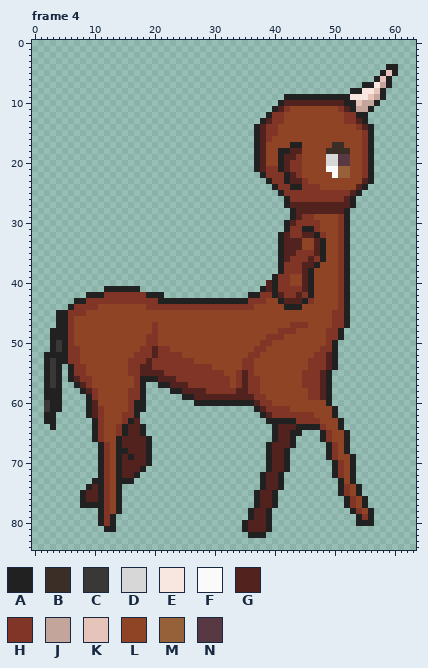
Two versions of one animated GIF sprite, sprite/creature/centaur/preview.gif. Above, as it was before the edit.
The file is 64x85 pixels, 4 frames. Shown: frame 4. The old version is drawn lined up with the new one. The commit also changed other frames, which this record leaves out.
Palette (. is transparent): A #222121  B #3a2e27  C #3a3737  D #d7d7d7  E #f8e6e1  F #fafafa  G #51221e  H #803526  J #c3a59c  K #e7c4b9  L #8f4426  M #966138  N #583943
Pixels before, frame 4 (only the part around the change), first column x 0:
 0 ................................................................
 1 ................................................................
 2 ................................................................
 3 ................................................................
 4 ...........................................................AA...
 5 ..........................................................AKA...
 6 .........................................................AKA....
 7 .......................................................AAEJA....
 8 .....................................................AAEEKA.....
 9 ..........................................AAAAAAAAAAAEEEKJA.....
10 .........................................AGGGGGGGGGGAAKJJA......
11 ........................................AGHLLLLLLLLHGAJJA.......
12 .......................................AHHLLLLLLLLLLHHAA........
13 ......................................AGHHLLLLLLLLLLHHGA........
14 .....................................AGHHLLLLLLLLLLLLLHGA.......
15 .....................................AGHHLLLLLLLLLLLLLLHA.......
16 .....................................AGHLLLLLLLLLLLLLLLHA.......
17 .....................................AGLLLLAALLLLLBBLLLHA.......
18 .....................................AGLLAAGGLLLLBBBBLLHA.......
19 .....................................AGLLAGGHLLLLDDNNLLHA.......
20 .....................................AGLLAGHHLLLLDDNNLLHA.......
21 .....................................AGHHAGHHLLLLFFMMLLHA.......
22 ......................................AHHHAGHLLLLLFMMLLHA.......
23 .......................................AHHAGGHLLLLLLLLLGA.......
24 ........................................AHHAAHHHLLLLLLGA........
25 .........................................AHHHHHHHHHHHGA.........
26 ..........................................AHHHHHHHHHGA..........
27 ..........................................AGGGGGGGGGGA..........
28 ...........................................AGGGGGGGGA...........
29 ...........................................AGHHLLLLHA...........
30 ..........................................AGHHHHLLLHA...........
31 ..........................................AHHAAHLLLHA...........
32 .........................................AGHHGGAHLLHA...........
33 .........................................AGGGLLGALLHA...........
34 .........................................AGGGLLGALLHA...........
35 .........................................AGGHHHGALLHA...........
36 .........................................AGHHHGHALLHA...........
37 .........................................AHHHGGALLLHA...........
38 .........................................AHHHGALLLLHA...........
39 ........................................AHHLLGALLLLHA...........
40 .......................................GAHHLLGALLLLHA...........
41 ............AAAAAA....................AGAHHHHGALLLLHA...........
42 .........AAAHHHHHHHAAA..............AAHHAGHHGHALLLLHA...........
43 .......AAHHHHHHHHHHHHAAAAAAAAAAAAAAAHHHLLAGGGAHLLLLHA...........
44 ......AHHHHLLLLLLLLHHHHHHHHHHHHHHHHHHLLLLLAAALLLLLLHA...........
45 ....AAHHHLLLLLLLLLLLLLLLLLLLLLLLLLLLLLLLLLLLLLLLLLHHA...........
46 ....AAHLLLLLLLLLLLLLLLLLLLLLLLLLLLLLLLLLLLLLLLLLLLHHA...........
47 ....AAHLLLLLLLLLLLLLHLLLLLLLLLLLLLLLLLLLLLLHHHLLLLHHA...........
48 ...AAAHLLLLLLLLLLLLLHLLLLLLLLLLLLLLLLLLLLHHHLLLLLHHA............
49 ...AAAHLLLLLLLLLLLLHHLLLLLLLLLLLLLLLLLLHHHLLLLLLLHHA............
50 ...ACAHLLLLLLLLLLLLHHLLLLLLLLLLLLLLLLLHHLLLLLLLLLHA.............
51 ...ACAHHLLLLLLLLLLHHGHHLLLLLLLLLLLLLLHHLLLLLLLLLHHA.............
52 ..AAAAHHLLLLLLLLLHHHGHHHHLLLLLLLLLLLHHLLLLLLLLLHHGA.............
53 ..ACAAHHLLLLLLLLHHHGHHHHHHHLLLLLLLLHHLLLLLLLLLHHHGA.............
54 ..ACA.AHHLLLLLLLHHGGHHHHHHHHHHLLLLLHHLLLLLLLLLHHHGA.............
55 ..ACA.AHHLLLLLLLHHGGGGHHHHHHHHHHLLHGHLLLLLLLLHHHGA..............
56 ..ACA.AGHHLLLLLLLHAAAGGGHHHHHHHHHLHGHHLLLLLLLHHHGA..............
57 ..ACA..AGHLLLLLLLHA..AAGGGHHHHHHHLHGHHLLLLLLLHHHGA..............
58 ..AAA...AGHLLLLLHHA....AAGGGGHHHHHGGHHLLLLLLLLHHGA..............
59 ..AAA....AHLLLLLHHA......AAGGGGGGGGGGHHLLLLLLLHHGA..............
60 ..CAA....AGLLLLLHAA........AAAAAAAAAAGHHLLLLLLLLLA..............
61 ..CAA....AGHLLLLHAA..................AGHHHHLLLLLLLA.............
62 ..AA.....AGHLLLHHA....................AGHHHHHHHLLLA.............
63 ..AA......AHLLLHAG.....................AAAAAHHHHLLLA............
64 ...A......AHLLHAGGA.....................AGGGAAAAHLLA............
65 ..........AHLLHAGGA.....................AGGAA...AHLLA...........
66 ..........AHLLAGGGGA....................AGGA....AHLLA...........
67 ...........AHLAGGGGA...................AGGGA.....AHLA...........
68 ...........AHLAAGGGA...................AGGA......AHLA...........
69 ...........AHLAGAGGA...................AGGA......AHLLA..........
70 ...........AHLAGGGGA...................AGGA.......AHLA..........
71 ...........AHLAGGGA....................AGGA.......AHLA..........
72 ...........AHLAGGA....................AGGA........AHLA..........
73 ..........AAHLAAA.....................AGGA.........ALA..........
74 .........AGAHLA.......................AGGA.........AHLA.........
75 ........AGGAHLA......................AGGA..........AHLA.........
76 ........AGGAHLA......................AGGA...........AHLA........
77 ........AAAAHLA......................AGGA...........AHLA........
78 ...........AHLA.....................AGGA.............AHLA.......
79 ...........AHA......................AGGA..............AHA.......
80 ...........AHA.....................AGGGA..............AAA.......
81 ............AA.....................AGGGA........................
82 ....................................AAA.........................
83 ................................................................
84 ................................................................
The result:
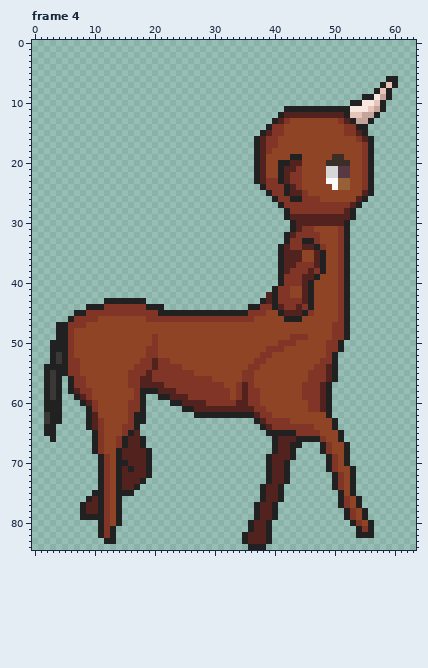
The exact change:
whole drawing moved by +2,-1 (the old picture is shown already moved)
Changed rows in their new state; - is an unchanged pixel.
Frame 4:
first column x 2:
 4 ---------------------------------------------------------..
 5 --------------------------------------------------------...
 6 -------------------------------------------------------..-A
 7 -----------------------------------------------------...AKA
 8 ---------------------------------------------------....AKA-
 9 ----------------------------------------.............AAEJA-
10 ---------------------------------------............-AEEKA--
11 --------------------------------------..AAAAAAAAAAAEEEKJA--
12 -------------------------------------..AGGGGGGGGGGAKKJJA---
13 ------------------------------------..AGH--------HGAJJA----
14 -----------------------------------..A-H----------HHAA.----
15 -----------------------------------.AG-H----------HHGA.----
16 --------------------------------------H-------------HG-----
17 -------------------------------------HH--LL-----LL---------
18 -------------------------------------H-LLLL----LLLL--------
19 ---------------------------------------LLAA----LBBL--------
20 ----------------------------------------AGG----BBBB--------
21 -------------------------------------LL--G-----DDNN--------
22 -----------------------------------AGLLAGH-----DDNN--------
23 -----------------------------------AGH-AGHHL---FFMM--H-----
24 ------------------------------------AHH-AGHLLL--FMM-LHA----
25 -------------------------------------AHHAGG-LLLLLLLLLGA----
26 --------------------------------------AHHAA---LLLLLLGA-----
27 ---------------------------------------AHHHHHHHHHHHGA------
28 ----------------------------------------AHHHHHHHHHGA-------
29 ----------------------------------------AG-GGGGGGGGA-------
30 ----------------------------------------.AGGGGGGGG---------
31 ----------------------------------------.AGHHL-------------
32 ---------------------------------------.AG-HHHL------------
33 ---------------------------------------.AHHAAHL------------
34 -----------------------------------------HHGGAH------------
35 ------------------------------------------GLL--------------
36 -----------------------------------------GGLLG-------------
37 ----------------------------------------GG-HHGA------------
38 ----------------------------------------G--HGHA------------
39 --------------------------------------.A-HH-GA-------------
40 -------------------------------------..A-HH----------------
41 ----------......--------------------..---LL----------------
42 -------.............--------------...G-H-LLG---------------
43 -----.....AAAAAAA...................AGAHHHHGA--------------
44 ----...AAAHHHHHHHAAA..............AAHHAGHHGHA--------------
45 --...AAHHHHHHHHHHHHAAAAAAAAAAAAAAAHHH--AGGGAH---L----------
46 --..AHHHH--------HHHHHHHHHHHHHHHHHH-----AAA-----L----------
47 -----HH-----------L----------------------LLL---------------
48 -.----------------L--------------------LLL-----L-HA--------
49 -.---------------L-------------------LLL-HHH---L-HA--------
50 --A--------------L------------------LL-HHH------HA---------
51 --A--L----------L-HLL--------------LLHHH------L-HA---------
52 .-C--L---------LL-HLLLL-----------LLHH-------LLH-----------
53 .AC-----------LL-HG--LLLL--------LLHH-------LL-H-----------
54 -A-AH-L-------L-HHG----LLLLL-----L-H--------L--------------
55 ---AH-L---------H-HH-----LLLLL--LH---------L--HGA----------
56 -----H-L------H-GGHHHH------LLL-LH-L-------L--HGA----------
57 ----AHHL------H-GGGGHHHH------L----L-----------------------
58 -C--AGHHL-----L--AAGGGHHHHH----LH----------H---------------
59 -C---AGHL-----L----AAGGGHHHHHHHLH-H-L------H---------------
60 A-----AGH------H-----AAGGGGHHHHHGGHHLL------HHG------------
61 A-------HL-----H-------AAGGGGGGGGGGHHLLLL---HHGA.----------
62 C-A------L---L--A--------AAAAAAAAAAGHHLLLLLLL--A.----------
63 C-A----AG----LHAA------------------AGHHHHLLLLL--A.---------
64 A------AG---LHHA.-------------------AGHHHHHHHLL-A.---------
65 AA----------LHA-.--------------------A-AA-HHHHLL-A.--------
66 -A----------HA--A.-----------------------GAAAAHL-A.--------
67 --------AHL-HA--A.-------------------.A---A---AHL----------
68 --------AHL--G-----------------------.A-GA----AHL----------
69 --------------G-------------------------GA--------A.-------
70 -------------A---------------------------------AHLA.-------
71 --------------A-GA-----------------------------AHL---------
72 ---------------GGA------------------.A-GA------------------
73 --------.----GGGA-------------------.A-GA-------AH---------
74 -------..----GGA--------------------------------AHLA.------
75 ------..A----AA--------------------.A-GA----------LA.------
76 ------.A---------------------------.A-GA---------AHLA.-----
77 -------GG----------------------------------------AHLA.-----
78 ------AGG-------------------------.A-GA-----------AHLA.----
79 ------AAA--LA---------------------.A-GA-----------AHLA.----
80 -----------LA--------------------.A----------------AHL-----
81 ---------AH----------------------.A-----------------AHA----
82 ---------AHA---------------------AGGGA--------------AAA----
83 ----------AA---------------------AGGGA---------------------
84 ----------------------------------AAA----------------------
